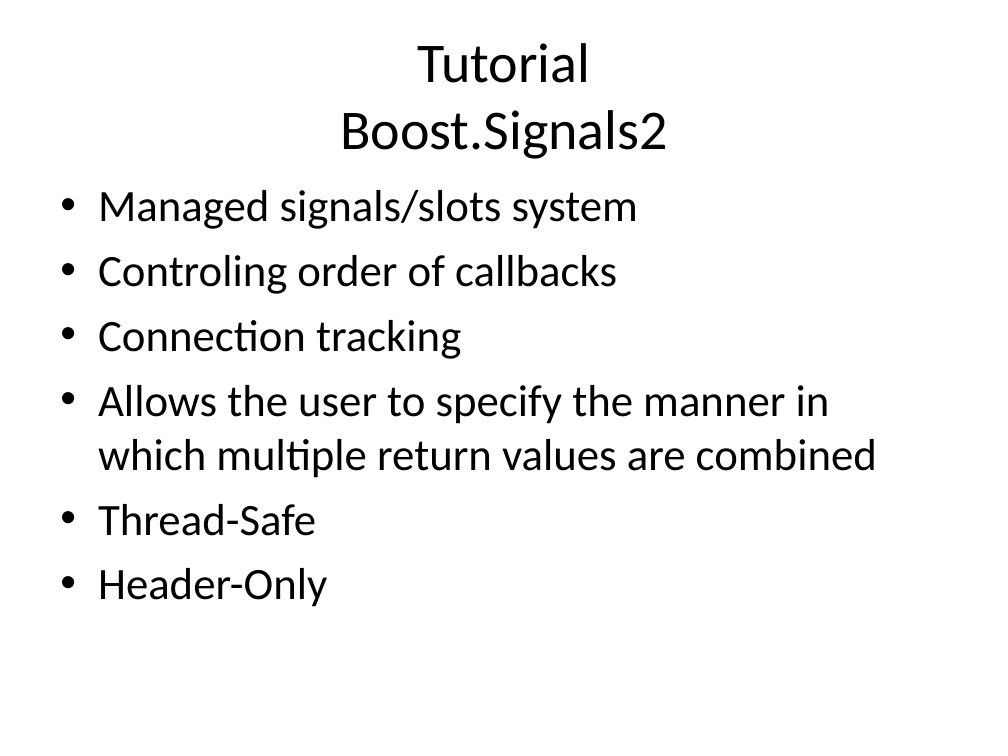
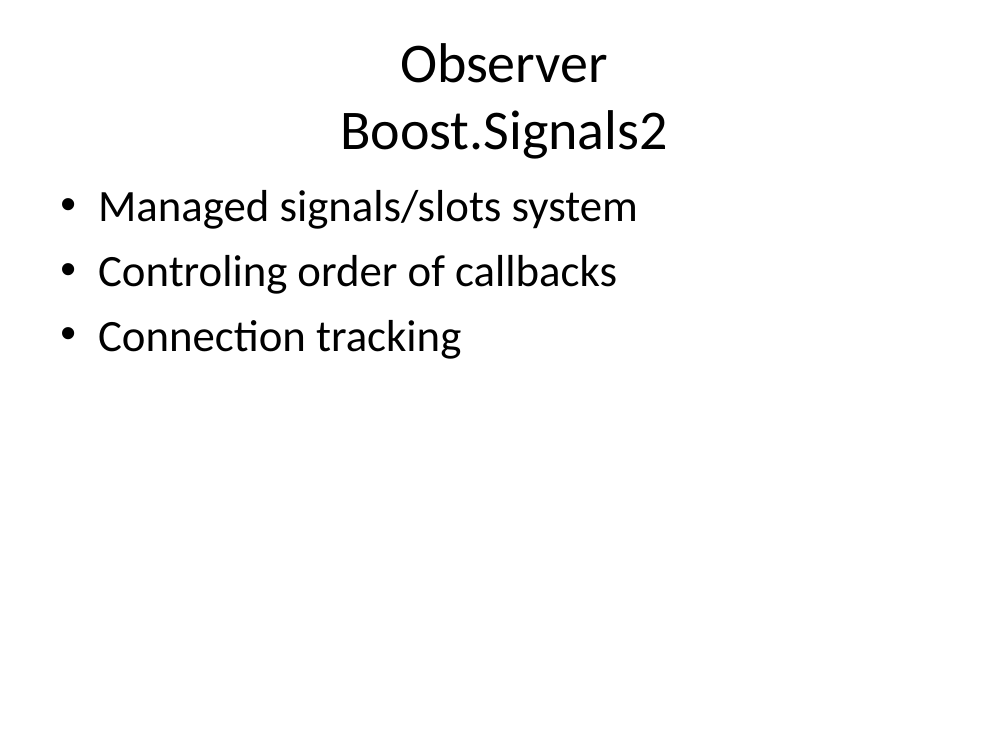
Before and after one commit to kamyu104/GofPatterns, a slide deck: slide 48 of Effective patterns.ppt. Drawn at 1008x756 pixels with LibreOffice and Linux fonts; fonts in the diff are those of the drawing. Boxes give left, top, right and bottom in pixels: in the first picture for what was removed or moved away, otherwise in the second. Text is boxed around its words. In the diff, an @@ line names an element or a change of style, - is before the commit and + after.

Commit message:
added tutorials for boost libs

```diff
--- a/Effective patterns.ppt
+++ b/Effective patterns.ppt
@@ title at (x1=340, y1=43, x2=668, y2=159): text changed @@
-Tutorial
-Boost.Signals2
+Observer
+Boost.Signals2
@@ text at (x1=98, y1=385, x2=877, y2=607): paragraphs removed @@
-• Allows the user to specify the manner in which multiple return values are combined
-• Thread-Safe
-• Header-Only
```
Also in this commit, not shown: 24 other slides changed, 14 slides added, 10 slides removed, 5 other files.
